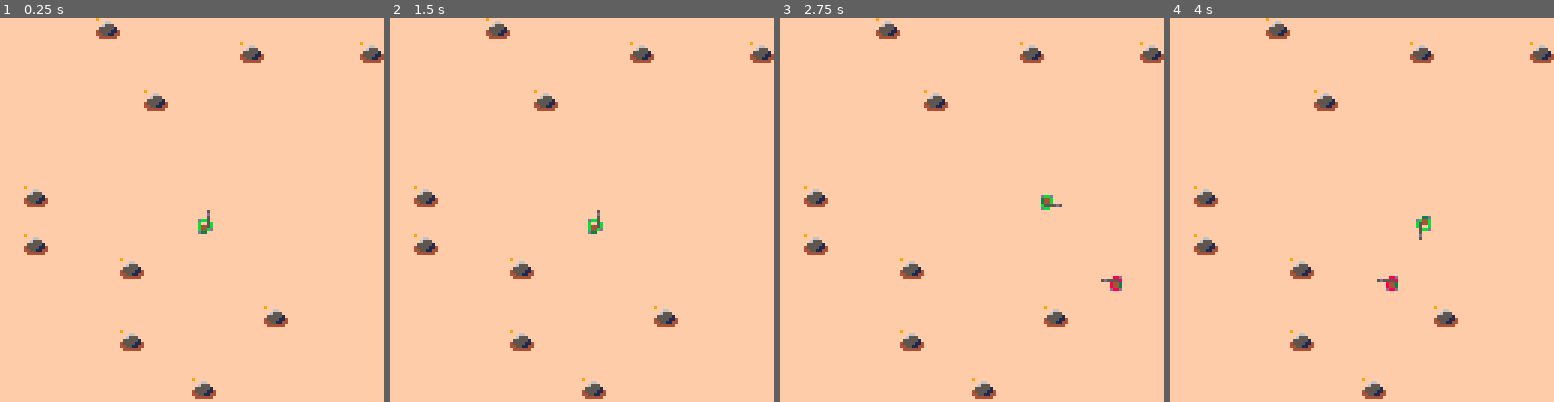
Above: before the commit, frames 1-4 (left to right).
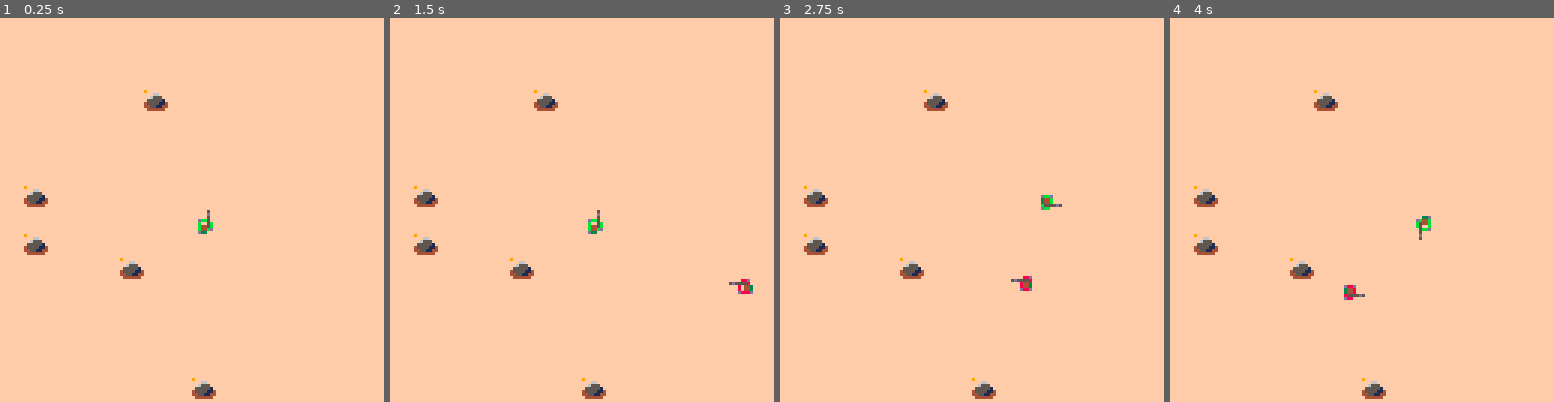
Above: after the commit, the same moments.

Repository: eduszesz/shmup
Game: PICO-8 cartridge topshooter.p8
Two runs of this game, one before a commit and one after it. Both use one fixed random seed, a clock stepped at 60 frames per second and the inputs below.
Inputs:
- Up to frame 1 (0.25 s): no input
- Up to frame 2 (1.5 s): tap X (X key) at 0.33, 1.07 s; tap O (Z key) at 0.7 s
- Up to frame 3 (2.75 s): hold Right 1.6-2.1 s; tap O (Z key) at 1.7, 2.1, 2.5 s; tap X (X key) at 1.85 s; hold Up 2.15-2.42 s; hold Right from 2.47 s (still down)
- Up to frame 4 (4 s): tap O (Z key) at 2.9, 3.3, 3.7 s; tap X (X key) at 2.97 s; release Right at 3.03 s; hold Left 3.08-3.58 s; hold Down 3.63-3.97 s

The runs differ from the first frame. In frame 1, 1.1% of the frame differs, in the area x 25-100%, y 0-87%; in frame 2, 1.2%; in frame 3, 1.3%; in frame 4, 1.3%.

Commit message:
explosions

Diff:
--- a/topshooter.p8
+++ b/topshooter.p8
@@ -7,15 +7,24 @@
 
 function _init()
 	t=0
-	p={x=64,y=64,sp=1,dx=0,dy=0}
+	p={x=64,
+				y=64,
+				sp=1,
+				dx=0,
+				dy=0,
+				box={x1=2,y1=2,x2=5,y2=5}}
 	bullets={}
 	smoke={}
 	mkrocks()
 	enemies={}
+	explosions={}
 end
 
 function _update()
 	t+=1
+	for e in all(enemies) do
+		invencible(e)
+	end
 	p.dx=0
 	p.dy=0
 	if btn(⬆️) then
@@ -59,6 +68,7 @@
 	updbullets()
 	updsmoke()
 	upenemies()
+	upexplosions()
 end
 
 function _draw()
@@ -68,6 +78,7 @@
 	drbullets()
 	drsmoke()
 	drenemies()
+	drexplosions()
 end
 
 function updbullets()
@@ -131,8 +142,8 @@
 										y=p.y+oy,
 										sp=9,
 										dx=dx*6,
-										dy=dy*6
-										}
+										dy=dy*6,
+										box={x1=0,y1=0,x2=7,y2=7}}
 	add(bullets,b)
 	mksmoke(sox,soy)
 end
@@ -144,7 +155,7 @@
 end
 
 function mkrocks()
-	for i=1,10 do
+	for i=1,5 do
 		mset(rnd(16),rnd(16),48)
 	end
 end
@@ -176,17 +187,33 @@
 										y=y,
 										dx=dx,
 										dy=dy,
-										}
+										h=3,
+										t0=5,
+										t=5,
+										inv=false,
+										box={x1=0,y1=0,x2=7,y2=7}}
 	add(enemies,e)
 end
 
 function upenemies()
 
-	if #enemies==0 and t%60==0 then
+	if #enemies==0 and t%30==0 then
 		mkenemies()
 	end
-	--mkenemies()
+
 	for e in all(enemies) do
+		for b in all(bullets) do
+			if coll(e,b) and not e.inv then
+				del(bullets,b)
+				e.inv=true
+				e.h-=1
+				if e.h<0 then
+					mkexplosions(e.x+4,e.y+4)
+					del(enemies,e)
+				end
+			end
+		end
+
 		if hit((e.x+e.dx),e.y,7,7,0) then
 				e.dx*=-1
 		end
@@ -210,6 +237,14 @@
 	for e in all(enemies) do
 		pal(11,8)
 		aniwalk(e)
+		if e.inv then
+			for i=0,15 do
+				if t%4<2 then
+					pal(i,7)
+				end
+				aniwalk(e)
+			end
+		end
 		pal()
 	end
 end
@@ -220,6 +255,17 @@
 	if e.dx==-1 then e.sp=3 end
 	if e.dy==1 then e.sp=5 end
 	if e.dy==-1 then e.sp=1 end
+end
+
+function invencible(_p)
+	local p=_p
+	if p.inv then
+		p.t-=1
+	end
+	if p.t<0 then
+		p.t=p.t0
+		p.inv=false
+	end
 end
 
 function aniwalk(_p)
@@ -235,7 +281,27 @@
 	end
 end
 
-
+function mkexplosions(_x,_y)
+	local ex={x=_x,
+											y=_y,
+											r=10}
+	add(explosions,ex)
+end
+
+function upexplosions()
+	for ex in all(explosions) do
+		ex.r-=1
+		if ex.r<0 then
+			del(explosions,ex)
+		end
+	end
+end
+
+function drexplosions()
+	for ex in all(explosions) do
+		circfill(ex.x,ex.y,ex.r,8)
+	end
+end
 --collision map entities
 function hit(x,y,w,h,flag)
 	local f=flag
